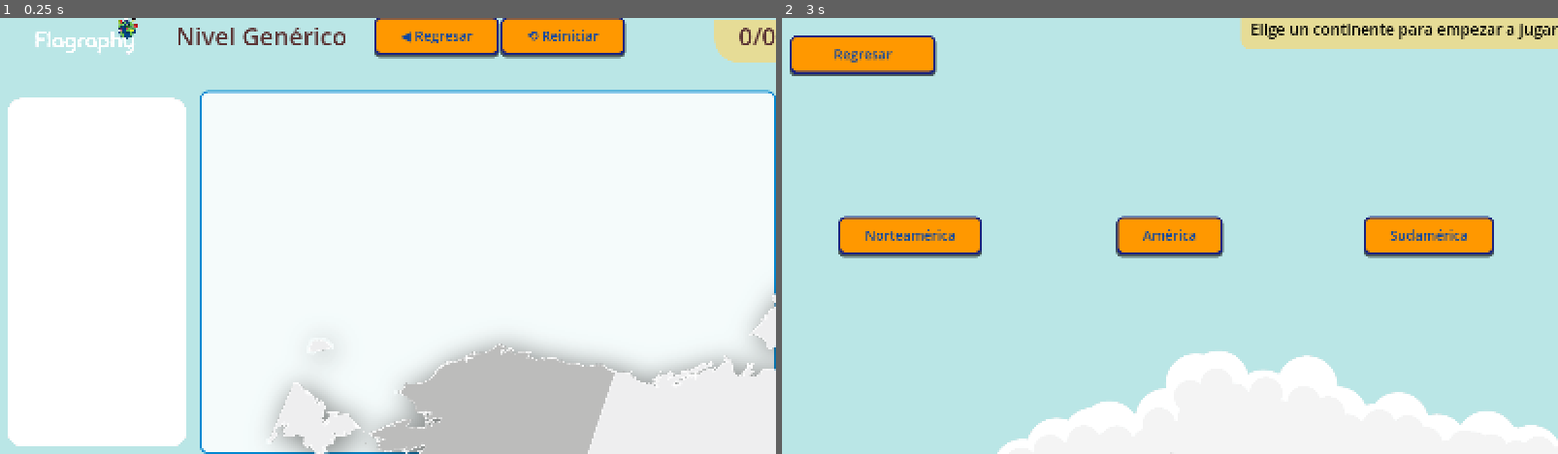
Above: before the commit, frames 1-2 (left to right).
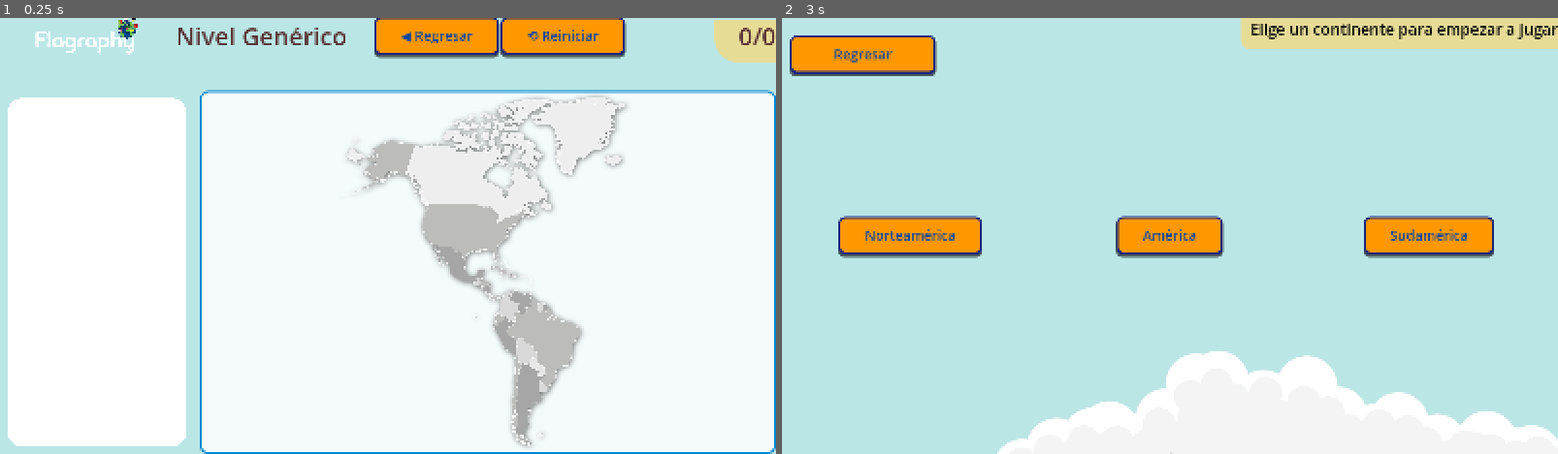
Above: after the commit, the same moments.

Repository: KealPetu/Flagraphy
Game: Godot game, scene res://Scenes/Levels/America.tscn
Same seed, same stepped clock (60 frames per second), same inputs: the game is played once before the commit and once after it. This scene is started directly instead of the project's main scene.
Inputs:
- Up to frame 1 (0.25 s): no input
- Up to frame 2 (3 s): click "⟲ Reiniciar" at 0.5 s; click "⟲ Reiniciar" at 1.25 s; click "⟲ Reiniciar" at 2 s; click "◀ Regresar" at 2.75 s

The runs differ from the first frame. In frame 1, 11% of the frame differs, in the area x 34-100%, y 17-100%; in frame 2, nothing differs.

Commit message:
- Reimportacion de la imagen de America - Creacion de escena inicial

Diff:
--- a/Scenes/Levels/America.tscn
+++ b/Scenes/Levels/America.tscn
@@ -3,7 +3,11 @@
 [ext_resource type="PackedScene" uid="uid://psiwbf4186pk" path="res://Scenes/Objects/LevelBase.tscn" id="1_0uaig"]
 [ext_resource type="Texture2D" uid="uid://yg25nl2oxgn4" path="res://Assets/Mapas/America.png" id="2_2uh44"]
 
-[node name="LevelBase" instance=ExtResource("1_0uaig")]
+[node name="America" instance=ExtResource("1_0uaig")]
 
 [node name="MapaTextura" parent="HSplitContainer/MapContainer" index="0"]
+offset_left = 280.0
+offset_right = 894.2
+offset_bottom = 748.0
 texture = ExtResource("2_2uh44")
+expand_mode = 1
Binary file changed: Assets/Mapas/America.png
